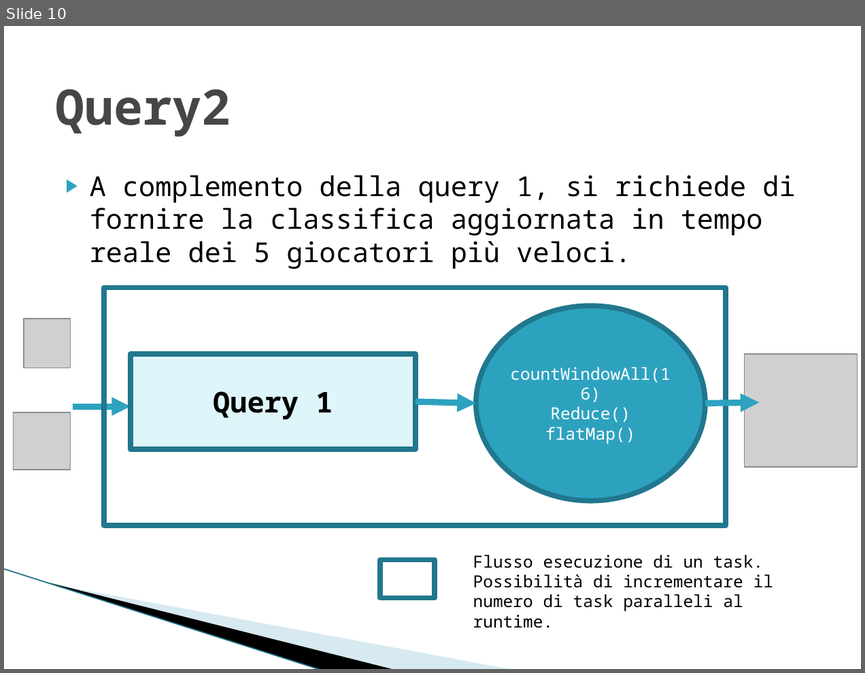
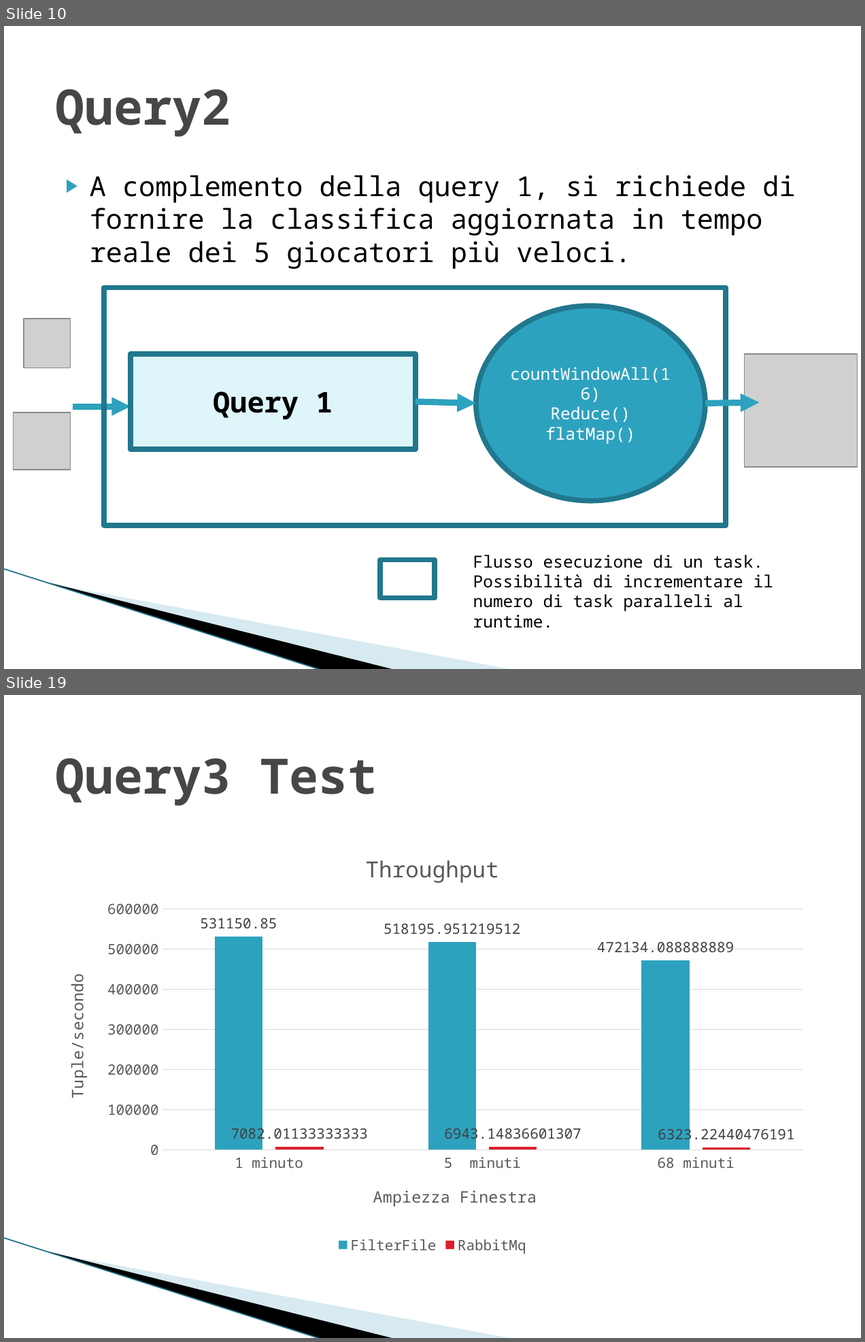
Before and after one commit to alexiey91/Flink, a slide deck: SABD2.pptx. Shown one above the other, each under a label of ours: slide 10 before the commit, slides 10 and 19 after it; the slides between them are not shown. The pictures are 865x673 and 865x1342 pixels, drawn with LibreOffice and Linux fonts; fonts in the diff are those of the drawing; grey boxes stand for pictures; background and template pictures are left out. Boxes give left, top, right and bottom in pixels: in the first picture for what was removed or moved away, otherwise in the second. Text is boxed around its words. In the diff, an @@ line names an element or a change of style, - is before the commit and + after.

```diff
--- a/SABD2.pptx
+++ b/SABD2.pptx
@@ slide 19 added at (4,695,861,1338), background #FFFFFF; not listed: 3 template elements that a slide beside it also shows @@
@@ title added at (55,758,377,806), 41 pt, text #464646, bold @@
+Query3 Test
@@ column chart added at (47,834,818,1258) @@
+title "Throughput "
+categories: 1 minuto, 5  minuti, 68 minuti
+FilterFile: 531150.85, 518195.95122, 472134.088889
+RabbitMq: 7082.011333, 6943.148366, 6323.224405
```
Also in this commit, not shown: 1 slide changed, 21 other slides added, 1 slide removed.
